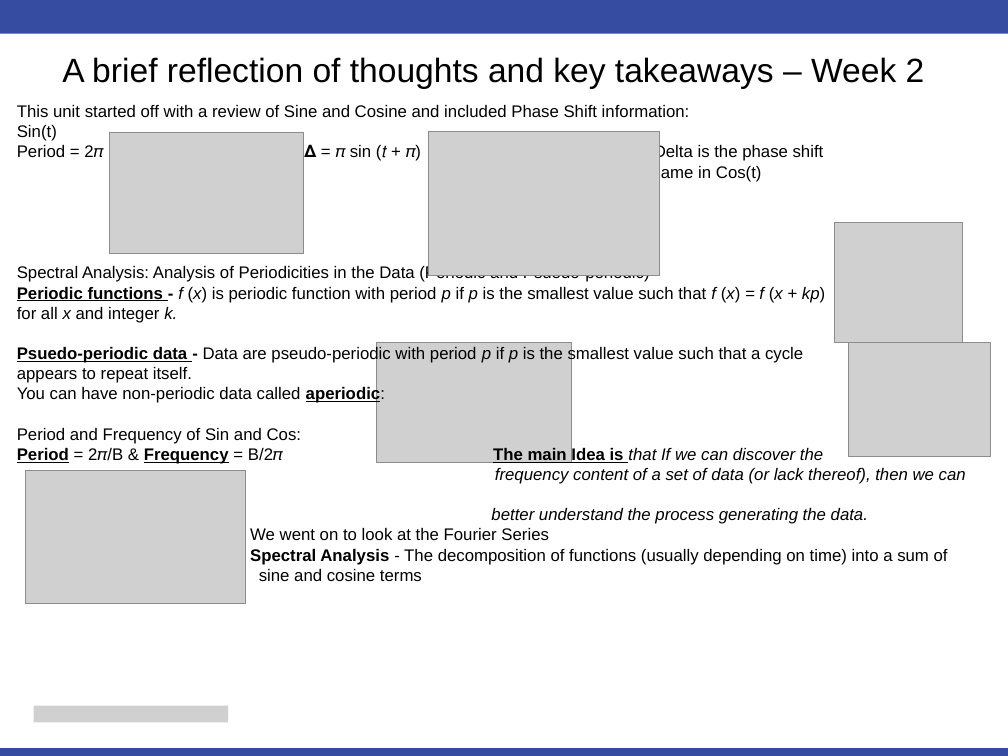
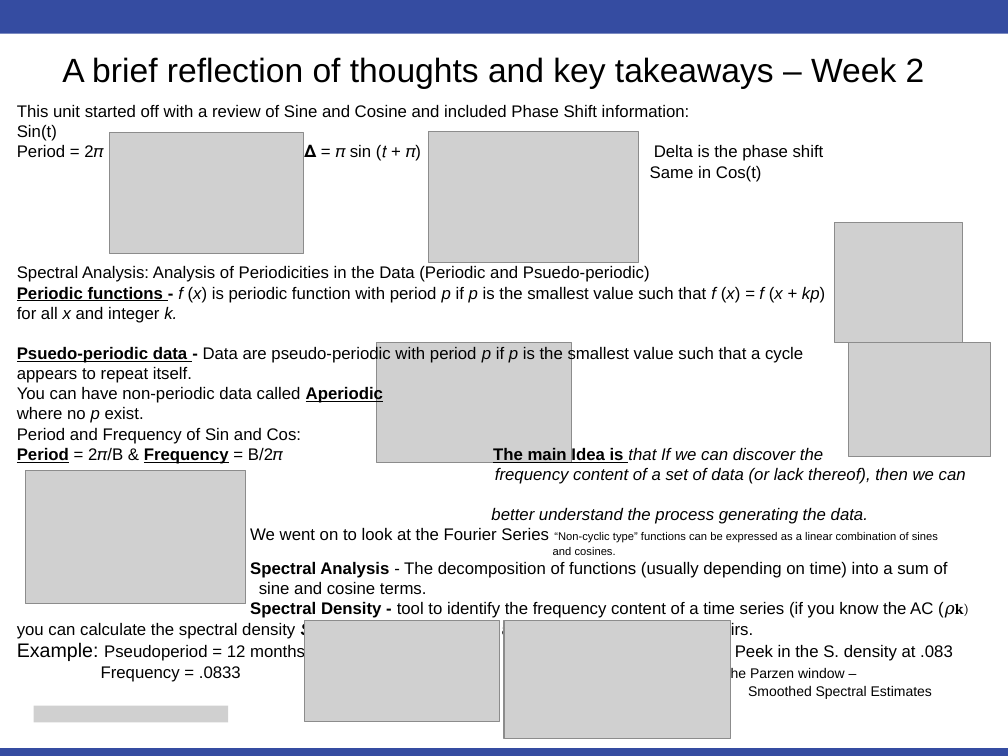
Before and after one commit to cmadding/MSDS6373, a slide deck: slide 2 of Unit02/Chad_Madding_Unit 2 For Live Session.pptx. Drawn at 1008x756 pixels with LibreOffice and Linux fonts; fonts in the diff are those of the drawing; grey boxes stand for pictures. Boxes give left, top, right and bottom in pixels: in the first picture for what was removed or moved away, otherwise in the second. Text is boxed around its words. In the diff, an @@ line names an element or a change of style, - is before the commit and + after.

```diff
--- a/Unit02/Chad_Madding_Unit 2 For Live Session.pptx
+++ b/Unit02/Chad_Madding_Unit 2 For Live Session.pptx
@@ picture: place and size @@
-picture at box(428, 131, 660, 275)
+picture at box(428, 131, 638, 262)
@@ text at box(17, 386, 383, 423): text changed @@
-You can have non-periodic data called aperiodic:
+You can have non-periodic data called Aperiodic
+where no p exist.
@@ text at box(250, 528, 938, 555): text changed; size 12 to 8 pt @@
-We went on to look at the Fourier Series
+We went on to look at the Fourier Series “Non-cyclic type” functions can be expressed as a linear combination of sines
+and cosines.
@@ text at box(17, 582, 953, 699): text changed @@
-sine and cosine terms
+sine and cosine terms.
+Spectral Density - tool to identify the frequency content of a time series (if you know the AC (𝜌k) you can calculate the spectral density S(f) and vice versa. These are called Fourier transform pairs.
+Example: Pseudoperiod = 12 monthsPeak in the spectral Peek in the S. density at .083
+Frequency = .0833 The Parzen window –
+Smoothed Spectral Estimates
@@ picture added at box(304, 620, 499, 722) @@
@@ picture added at box(504, 620, 731, 738) @@
```
Also in this commit, not shown: 1 slide added, 4 other files.
